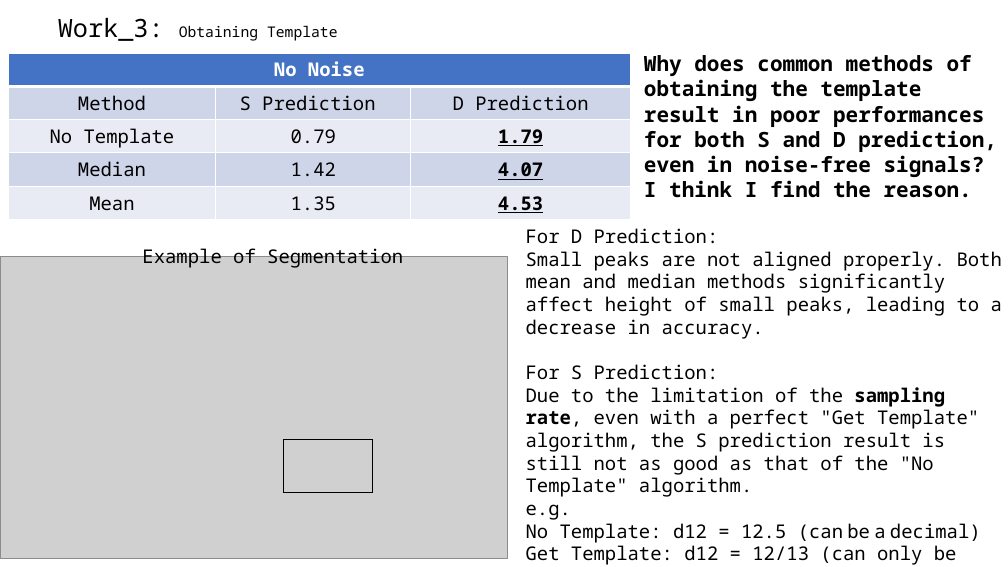
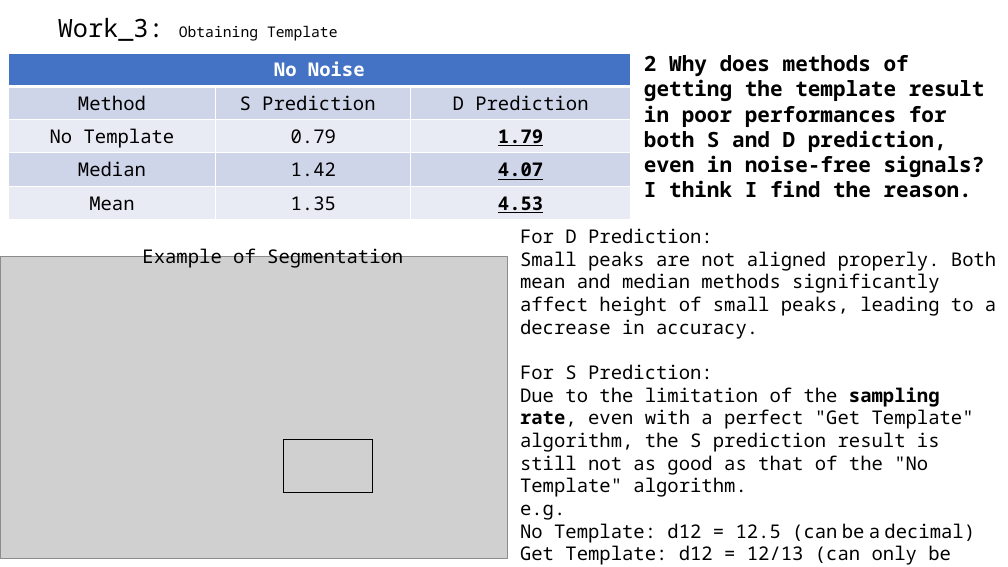
Before and after one commit to A-Big-Tortoise/Presentation, a slide deck: slide 10 of Presentation_918_JiayuChen.pptx. Drawn at 1008x567 pixels with LibreOffice and Linux fonts; fonts in the diff are those of the drawing; grey boxes stand for pictures. Boxes give left, top, right and bottom in pixels: in the first picture for what was removed or moved away, otherwise in the second. Text is boxed around its words. In the diff, an @@ line names an element or a change of style, - is before the commit and + after.

```diff
--- a/Presentation_918_JiayuChen.pptx
+++ b/Presentation_918_JiayuChen.pptx
@@ text at (644, 55, 985, 177): text changed @@
-Why does common methods of obtaining the template result in poor performances for both S and D prediction, even in noise-free signals?
+2 Why does methods of getting the template result in poor performances for both S and D prediction, even in noise-free signals?
@@ text "For D Prediction:": place and size @@
-text "For D Prediction:" at (526, 228, 1002, 565)
+text "For D Prediction:" at (520, 228, 996, 565)
```
Also in this commit, not shown: 9 other slides changed, 6 other files.
